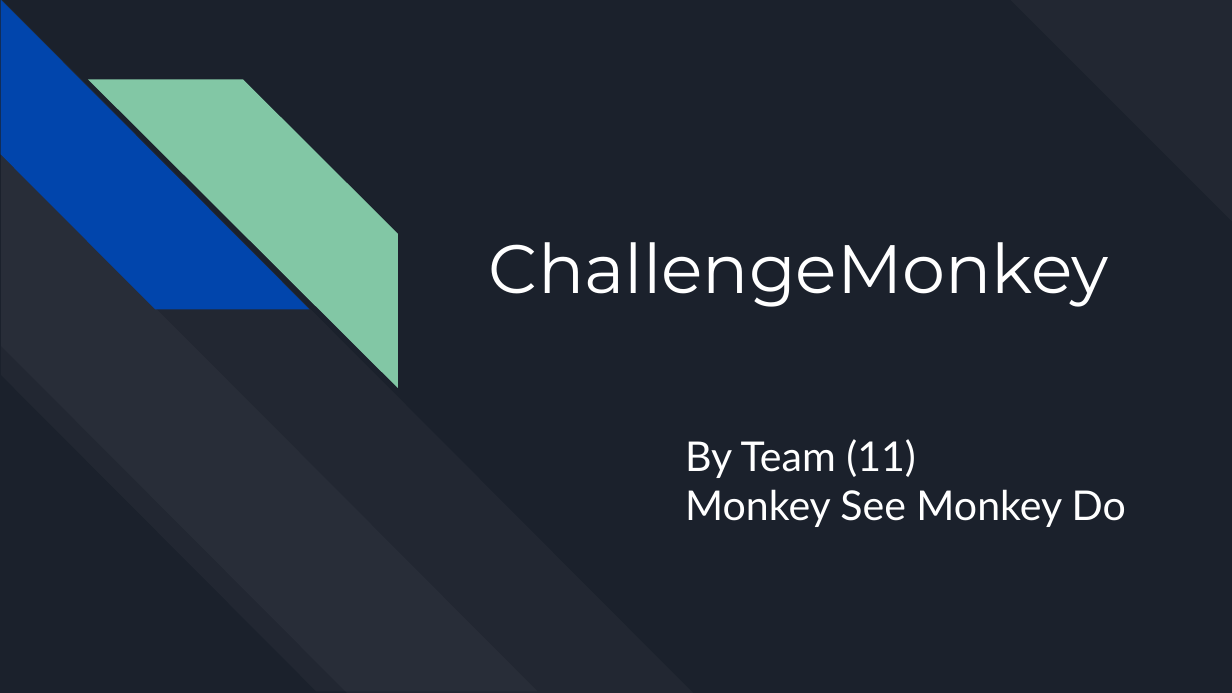
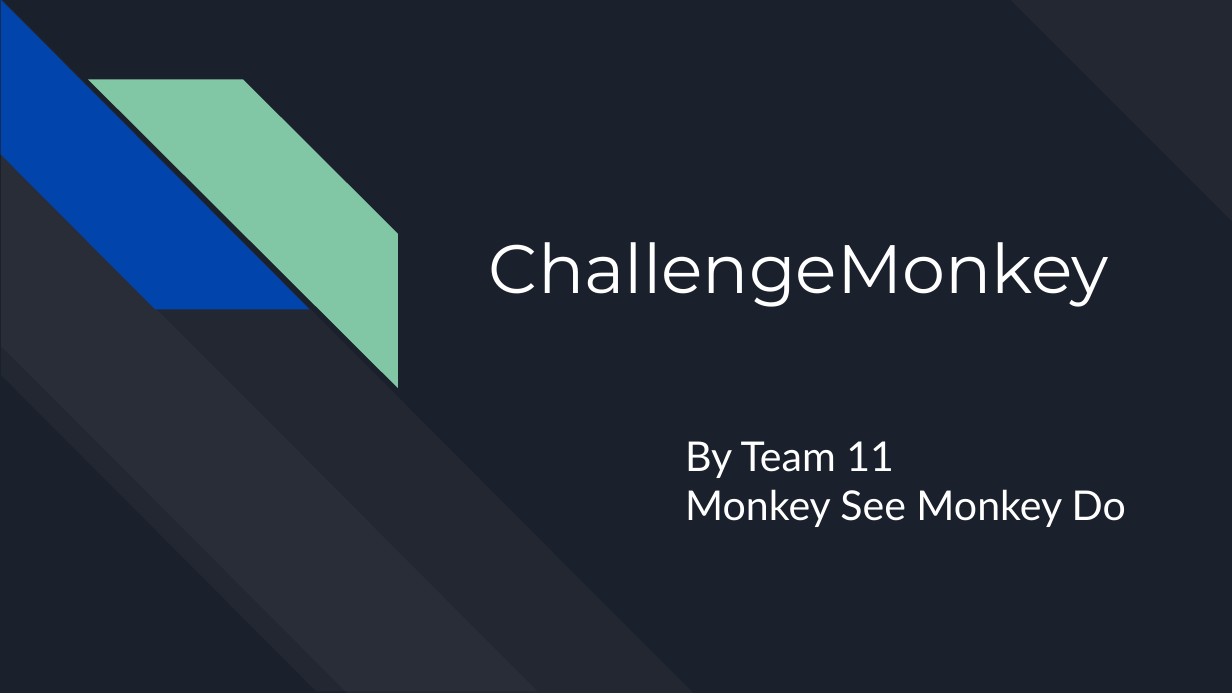
Before and after one commit to jerseycity2018/team-11, a slide deck: slide 1 of Team 11.pptx. Drawn at 1232x693 pixels with LibreOffice and Linux fonts; fonts in the diff are those of the drawing. Boxes give left, top, right and bottom in pixels: in the first picture for what was removed or moved away, otherwise in the second. Text is boxed around its words. In the diff, an @@ line names an element or a change of style, - is before the commit and + after.

```diff
--- a/Team 11.pptx
+++ b/Team 11.pptx
@@ subtitle at [685,441,894,478]: text changed @@
-By Team (11)
+By Team 11
```
Also in this commit, not shown: 1 other slide changed, 2 slides added.
